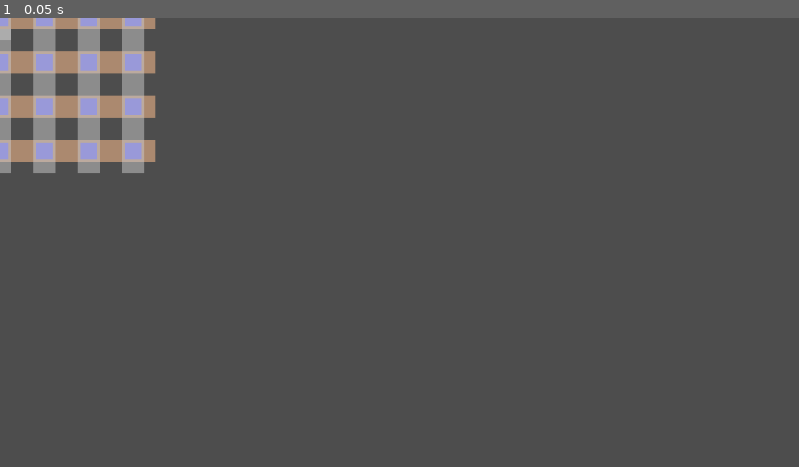
Above: before the commit, frame 1.
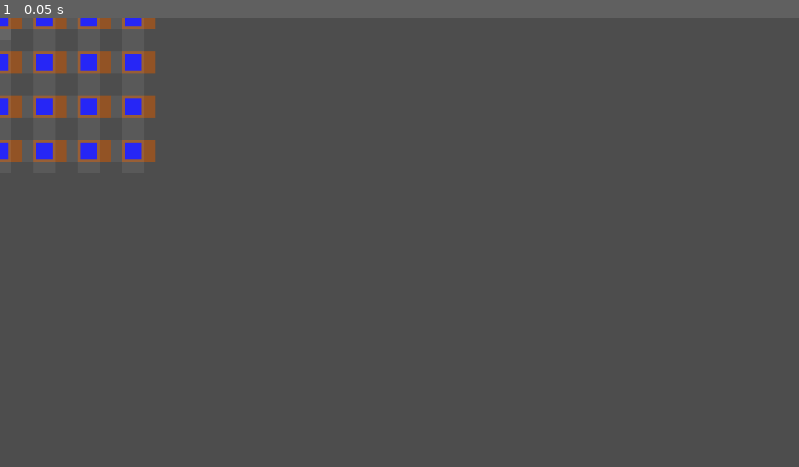
Above: after the commit, the same moment.

Repository: picasso250/gridworld
Game: Godot game, scene res://tube_test.tscn
Two runs of this game, one before a commit and one after it. Both use one fixed random seed, a clock stepped at 60 frames per second and the inputs below.
Inputs:
- Up to frame 1 (0.05 s): no input

The runs differ from the first frame. In frame 1, 5.1% of the frame differs, in the area x 0-20%, y 0-35%.

Commit message:
左半边的管道

Diff:
--- a/tube.gd
+++ b/tube.gd
@@ -2,10 +2,11 @@
 
 @export var x = 0
 @export var y = 0
-@export var cell_width:float = 64 # 格子宽度
-@export var pipe_width:float = 32 # 水管直径
-@export var pipe_thickness:float = 4 # 水管壁厚度
-@export var is_horizontal = true # 是否为水平管道
+@export var cell_width: float = 64 # 格子宽度
+@export var pipe_width: float = 32 # 水管直径
+@export var pipe_thickness: float = 4 # 水管壁厚度
+@export var draw_left_pipe: bool = true # 是否画左半边的管道
+@export var draw_right_pipe: bool = true # 是否画右半边的管道
 @export var debug = false # 是否开启调试模式
 
 # 参数化颜色
@@ -13,22 +14,22 @@
 @export var water_color = Color(0, 0, 1, 1) # 水的颜色 (蓝色)
 
 func _draw():
-	var water_size = pipe_width-pipe_thickness*2
-	if is_horizontal:
-		# 将矩形的中心点对齐到 (0, 0)
-		draw_rect(Rect2(Vector2(-cell_width / 2, -pipe_width / 2), Vector2(cell_width, pipe_width)), pipe_color)
-	else:
-		# 将竖直管壁的中心点对齐到 (0, 0)
-		draw_rect(Rect2(Vector2(-pipe_width / 2, -cell_width / 2), Vector2(pipe_width, cell_width)), pipe_color)
+	var water_size = pipe_width - pipe_thickness * 2 # 水的大小
 
+	if draw_left_pipe:
+		# 绘制左半边的管道
+		draw_rect(Rect2(Vector2(-cell_width / 2, -pipe_width / 2), Vector2(cell_width / 2+pipe_width/2, pipe_width)), pipe_color)
 
-	# 绘制水
+	if draw_right_pipe:
+		# 绘制右半边的管道
+		draw_rect(Rect2(Vector2(-pipe_width / 2, -pipe_width / 2), Vector2(cell_width / 2+pipe_width / 2, pipe_width)), pipe_color)
+
+	# 绘制水：考虑管道壁的厚度
 	draw_rect(Rect2(Vector2(-water_size / 2, -water_size / 2), Vector2(water_size, water_size)), water_color)
-
 
 	if debug:
 		# 绘制调试十字
-		var cross_color = Color(0.8, 0.8, 0.8, 0.5) # 淡灰色
+		var cross_color = Color(0.8, 0.8, 0.8, 0.1) # 淡灰色
 		draw_rect(Rect2(Vector2(-cell_width / 2, -pipe_width / 2), Vector2(cell_width, pipe_width)), cross_color)
 		draw_rect(Rect2(Vector2(-pipe_width / 2, -cell_width / 2), Vector2(pipe_width, cell_width)), cross_color)
 
--- a/tube_test.tscn
+++ b/tube_test.tscn
@@ -7,3 +7,4 @@
 script = ExtResource("1_thxnr")
 
 [node name="Tube" parent="." instance=ExtResource("2_oepxk")]
+draw_left_pipe = false
